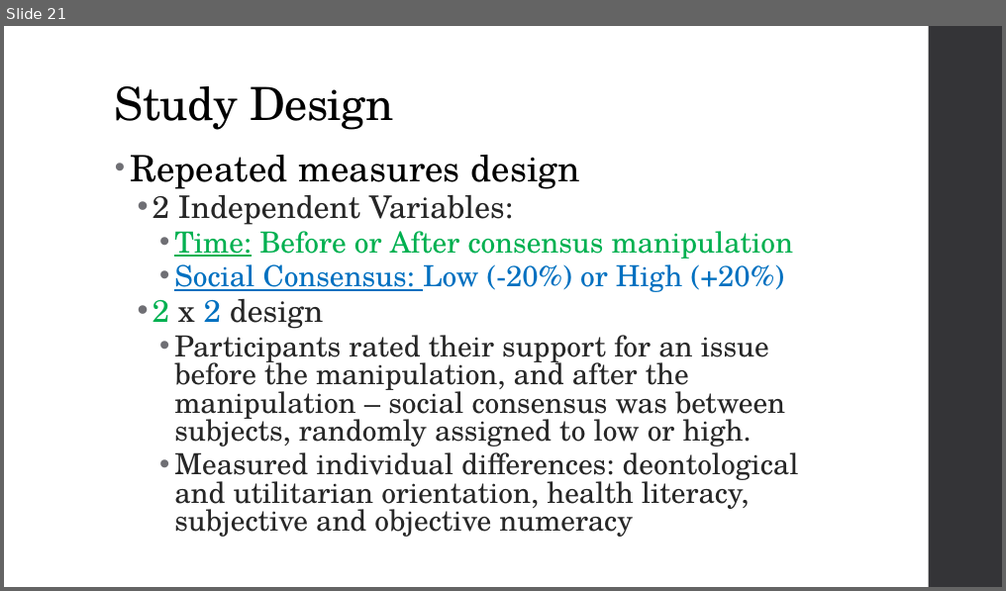
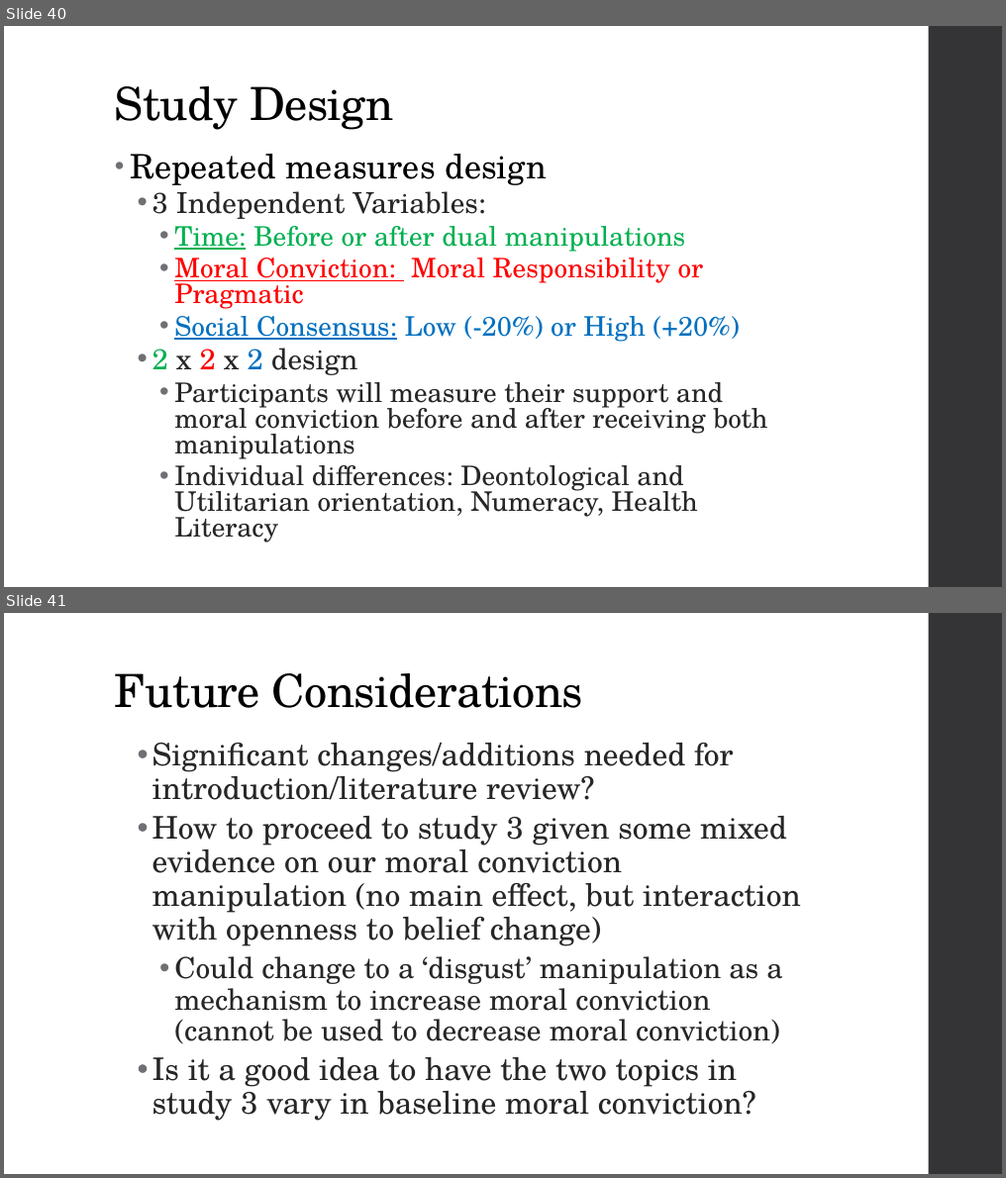
Before and after one commit to seanxduan/psych-phd, a slide deck: Presentations/Dissertation Proposal Short PresentationV2 08-28-24.pptx. Shown one above the other, each under a label of ours: slide 21 before the commit, slides 40 and 41 after it. The pictures are 1006x591 and 1006x1178 pixels, drawn with LibreOffice and Linux fonts; fonts in the diff are those of the drawing. Boxes give left, top, right and bottom in pixels: in the first picture for what was removed or moved away, otherwise in the second. Text is boxed around its words. In the diff, an @@ line names an element or a change of style, - is before the commit and + after.

```diff
--- a/Presentations/Dissertation Proposal Short PresentationV2 08-28-24.pptx
+++ b/Presentations/Dissertation Proposal Short PresentationV2 08-28-24.pptx
@@ slide 41 added at (4,613,1002,1174), background #FFFFFF; not listed: 1 template element that a slide beside it also shows @@
@@ title added at (115,673,584,708), 44 pt, text #000000 @@
+Future Considerations
@@ text added at (152,743,801,1121), 30 pt, text #262626 @@
+  • Significant changes/additions needed for introduction/literature review?
+  • How to proceed to study 3 given some mixed evidence on our moral conviction manipulation (no main effect, but interaction with openness to belief change)
+    • Could change to a ‘disgust’ manipulation as a mechanism to increase moral conviction (cannot be used to decrease moral conviction)
+  • Is it a good idea to have the two topics in study 3 vary in baseline moral conviction?
@@ what was slide 21 is now slide 40 @@
@@ slide 40 changed as well @@
@@ text at (130,154,740,342): size 35 to 32.4 pt in "Repeated measures design"; size 28 to 25.9 pt in "Social Consensus: Low (-20%) or High (+20%)" @@
@@ text at (152,184,704,309): text changed; size 28 to 25.9 pt; text colour #00B050 to #FF0000 @@
-  • 2 Independent Variables:
-    • Time: Before or After consensus manipulation
+  • 3 Independent Variables:
+    • Time: Before or after dual manipulations
+    • Moral Conviction: Moral Responsibility or Pragmatic
@@ text at (152,348,767,543): text changed; size 28 to 25.9 pt @@
-  • 2 x 2 design
-    • Participants rated their support for an issue before the manipulation, and after the manipulation – social consensus was between subjects, randomly assigned to low or high.
-    • Measured individual differences: deontological and utilitarian orientation, health literacy, subjective and objective numeracy
+  • 2 x 2 x 2 design
+    • Participants will measure their support and moral conviction before and after receiving both manipulations
+    • Individual differences: Deontological and Utilitarian orientation, Numeracy, Health Literacy
```
Also in this commit, not shown: 15 other slides changed, 9 other slides added, 6 slides removed, 3 other files.
